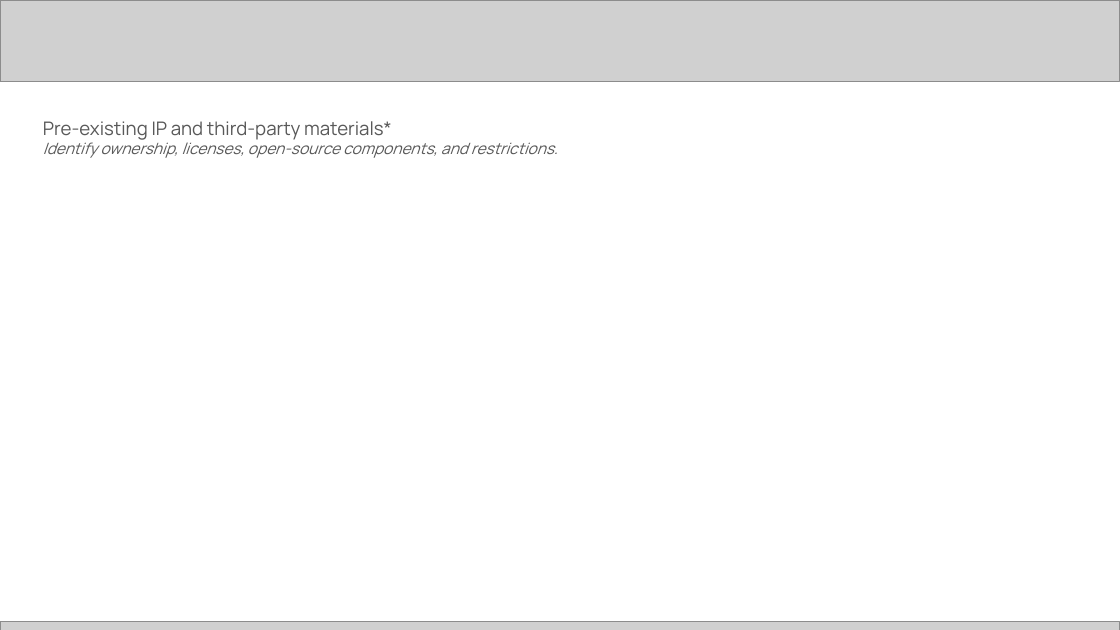
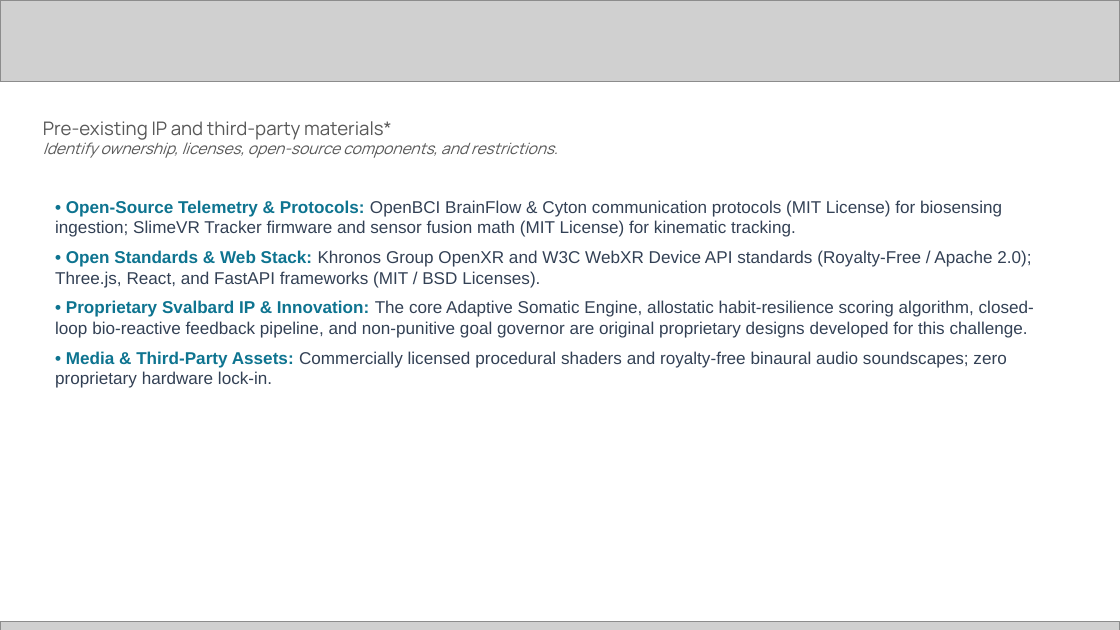
Before and after one commit to chiraghs/Neuro-Kinetic-Behavioral-Health-System, a slide deck: slide 13 of [PUB] Future Health Digital Innovation Challenge | Submission Template.pptx. Drawn at 1120x630 pixels with LibreOffice and Linux fonts; fonts in the diff are those of the drawing; grey boxes stand for pictures. Boxes give left, top, right and bottom in pixels: in the first picture for what was removed or moved away, otherwise in the second. Text is boxed around its words. In the diff, an @@ line names an element or a change of style, - is before the commit and + after.

Commit message:
Populate all 16 slides of challenge pitch deck for Challenge 09

```diff
--- a/[PUB] Future Health Digital Innovation Challenge | Submission Template.pptx
+++ b/[PUB] Future Health Digital Innovation Challenge | Submission Template.pptx
@@ text added at (55,200,1034,388), 11 pt, text #334155 @@
+• Open-Source Telemetry & Protocols: OpenBCI BrainFlow & Cyton communication protocols (MIT License) for biosensing ingestion; SlimeVR Tracker firmware and sensor fusion math (MIT License) for kinematic tracking.
+• Open Standards & Web Stack: Khronos Group OpenXR and W3C WebXR Device API standards (Royalty-Free / Apache 2.0); Three.js, React, and FastAPI frameworks (MIT / BSD Licenses).
+• Proprietary Svalbard IP & Innovation: The core Adaptive Somatic Engine, allostatic habit-resilience scoring algorithm, closed-loop bio-reactive feedback pipeline, and non-punitive goal governor are original proprietary designs developed for this challenge.
+• Media & Third-Party Assets: Commercially licensed procedural shaders and royalty-free binaural audio soundscapes; zero proprietary hardware lock-in.
```
Also in this commit, not shown: 13 other slides changed, 2 slides added, 2 slides removed, 1 other file.
